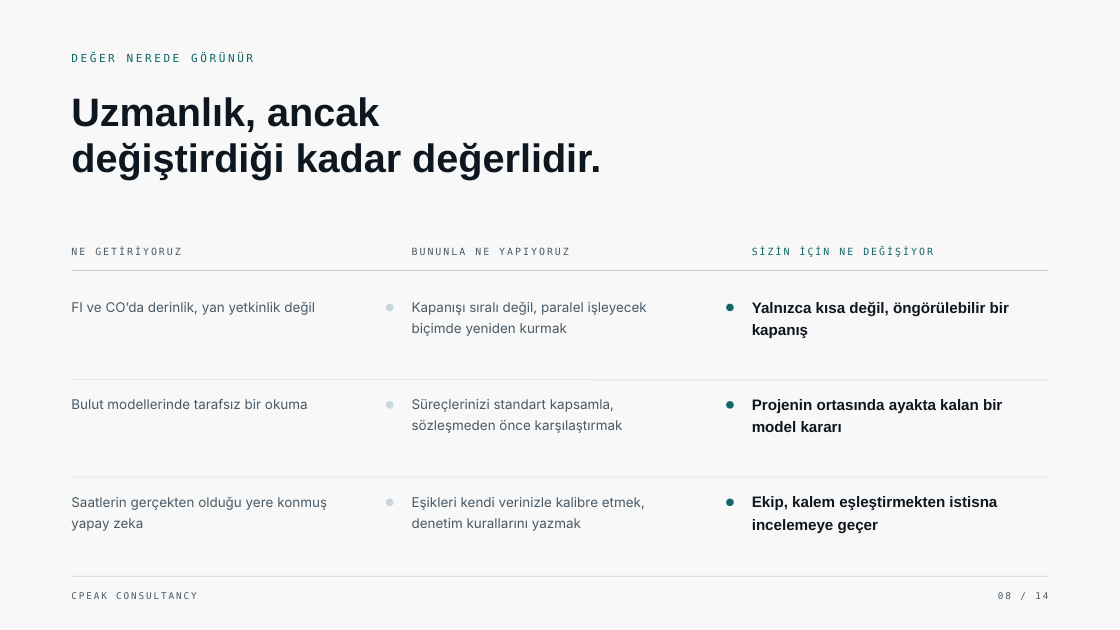
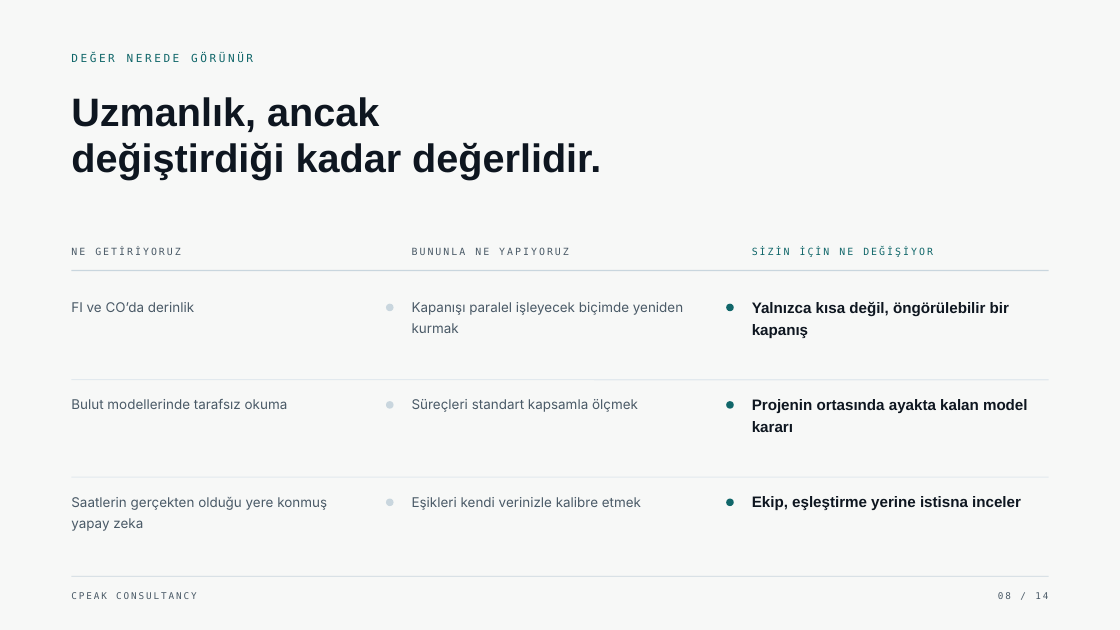
Before and after one commit to narinygt/Default, a slide deck: slide 8 of presentation/CPeak-Consultancy-Kurumsal-Sunum-TR.pptx. Drawn at 1120x630 pixels with LibreOffice and Linux fonts; fonts in the diff are those of the drawing. Boxes give left, top, right and bottom in pixels: in the first picture for what was removed or moved away, otherwise in the second. Text is boxed around its words. In the diff, an @@ line names an element or a change of style, - is before the commit and + after.

```diff
--- a/presentation/CPeak-Consultancy-Kurumsal-Sunum-TR.pptx
+++ b/presentation/CPeak-Consultancy-Kurumsal-Sunum-TR.pptx
@@ text at bbox=[71, 302, 194, 312]: text changed @@
-FI ve CO’da derinlik, yan yetkinlik değil
+FI ve CO’da derinlik
@@ text at bbox=[412, 302, 683, 333]: text changed @@
-Kapanışı sıralı değil, paralel işleyecek biçimde yeniden kurmak
+Kapanışı paralel işleyecek biçimde yeniden kurmak
@@ text at bbox=[71, 399, 288, 409]: text changed @@
-Bulut modellerinde tarafsız bir okuma
+Bulut modellerinde tarafsız okuma
@@ text at bbox=[412, 399, 638, 412]: text changed @@
-Süreçlerinizi standart kapsamla, sözleşmeden önce karşılaştırmak
+Süreçleri standart kapsamla ölçmek
@@ text at bbox=[752, 399, 1028, 432]: text changed @@
-Projenin ortasında ayakta kalan bir model kararı
+Projenin ortasında ayakta kalan model kararı
@@ text at bbox=[412, 497, 641, 510]: text changed @@
-Eşikleri kendi verinizle kalibre etmek, denetim kurallarını yazmak
+Eşikleri kendi verinizle kalibre etmek
@@ text at bbox=[752, 496, 1021, 510]: text changed @@
-Ekip, kalem eşleştirmekten istisna incelemeye geçer
+Ekip, eşleştirme yerine istisna inceler
```
Also in this commit, not shown: 13 other slides changed, 4 other files.
